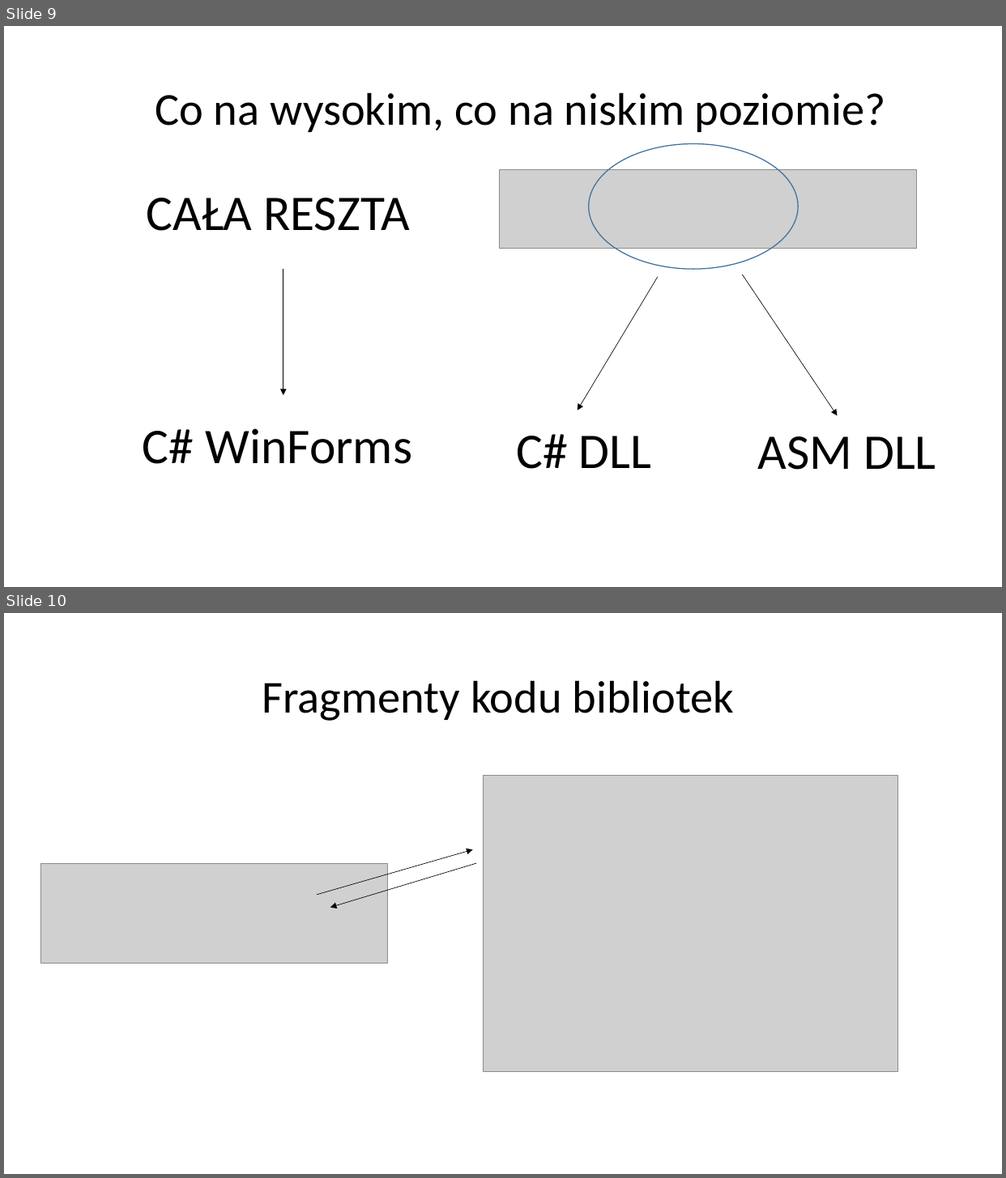
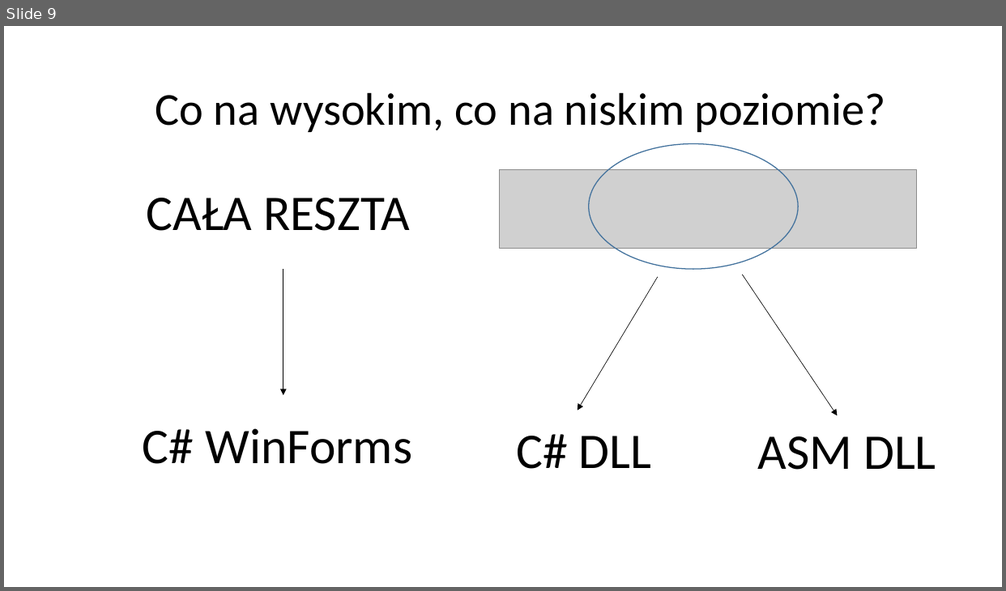
Before and after one commit to Gazda70/Image-Morphing, a slide deck: Morphing obrazów.pptx. Shown one above the other, each under a label of ours: slides 9 and 10 before the commit, slide 9 after it. The pictures are 1006x1178 and 1006x591 pixels, drawn with LibreOffice and Linux fonts; fonts in the diff are those of the drawing; grey boxes stand for pictures. Boxes give left, top, right and bottom in pixels: in the first picture for what was removed or moved away, otherwise in the second. Text is boxed around its words. In the diff, an @@ line names an element or a change of style, - is before the commit and + after.

```diff
--- a/Morphing obrazów.pptx
+++ b/Morphing obrazów.pptx
@@ slide 10 removed at [4, 613, 1002, 1174], background #FFFFFF @@
@@ title removed at [262, 680, 735, 721] @@
-Fragmenty kodu bibliotek
@@ picture removed at [484, 776, 898, 1072] @@
@@ arrow removed from (317, 895) to (473, 850) @@
@@ picture removed at [40, 863, 388, 963] @@
@@ arrow removed from (476, 863) to (330, 907) @@
```
Also in this commit, not shown: 2 slides changed, 5 slides added, 1 other slide removed, 2 other files.
